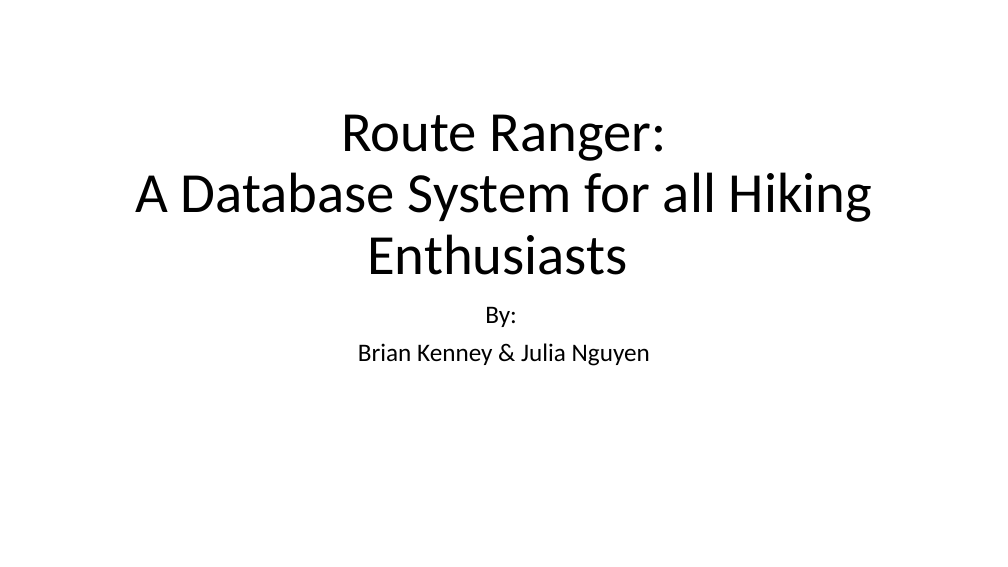
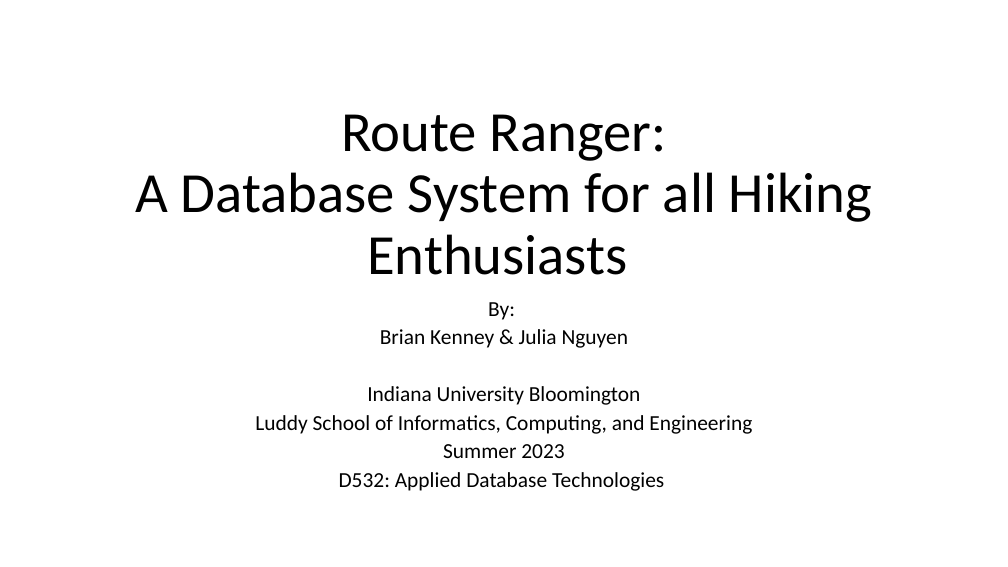
Before and after one commit to Mccail4476/D-532_Hiking, a slide deck: slide 1 of Presentation_setup.pptx. Drawn at 1008x567 pixels with LibreOffice and Linux fonts; fonts in the diff are those of the drawing; background and template pictures are left out. Boxes give left, top, right and bottom in pixels: in the first picture for what was removed or moved away, otherwise in the second. Text is boxed around its words. In the diff, an @@ line names an element or a change of style, - is before the commit and + after.

```diff
--- a/Presentation_setup.pptx
+++ b/Presentation_setup.pptx
@@ subtitle at box(380, 302, 628, 348): size 24 to 20.4 pt in "By:", "Brian Kenney & Julia Nguyen"; line spacing 0.9 to 0.7 @@
@@ subtitle at box(255, 386, 752, 491): paragraphs added @@
+Indiana University Bloomington
+Luddy School of Informatics, Computing, and Engineering
+Summer 2023
+D532: Applied Database Technologies
```
Also in this commit, not shown: 2 slides removed, 3 other files.
